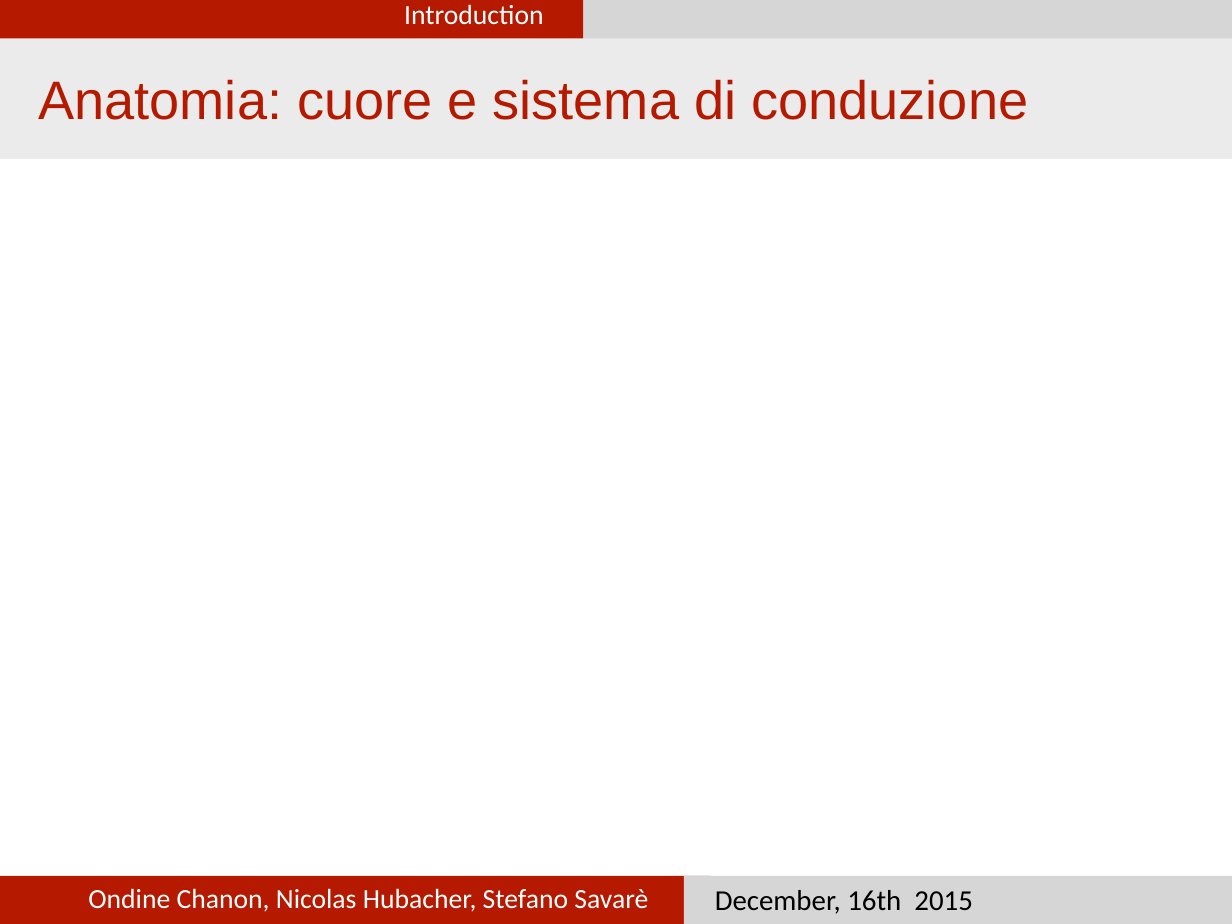
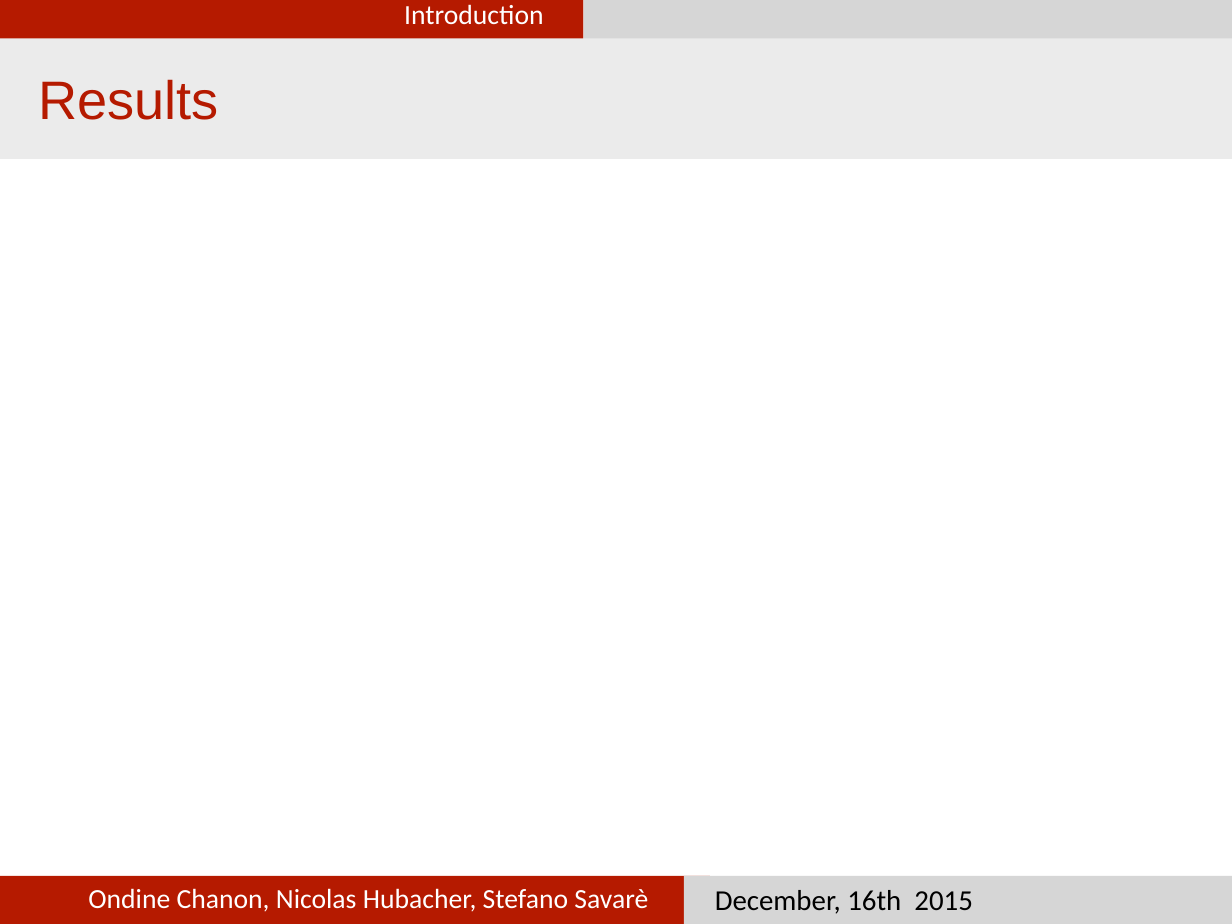
Before and after one commit to nhubi/disProject, a slide deck: slide 12 of Presentation/presentation.pptx (slide 11 before the commit). Drawn at 1232x924 pixels with LibreOffice and Linux fonts; fonts in the diff are those of the drawing. Boxes give left, top, right and bottom in pixels: in the first picture for what was removed or moved away, otherwise in the second. Text is boxed around its words. In the diff, an @@ line names an element or a change of style, - is before the commit and + after.

```diff
--- a/Presentation/presentation.pptx
+++ b/Presentation/presentation.pptx
@@ text at <box>38,79,219,120</box>: text changed @@
-Anatomia: cuore e sistema di conduzione
+Results
```
Also in this commit, not shown: 1 other slide changed, 5 slides added.
